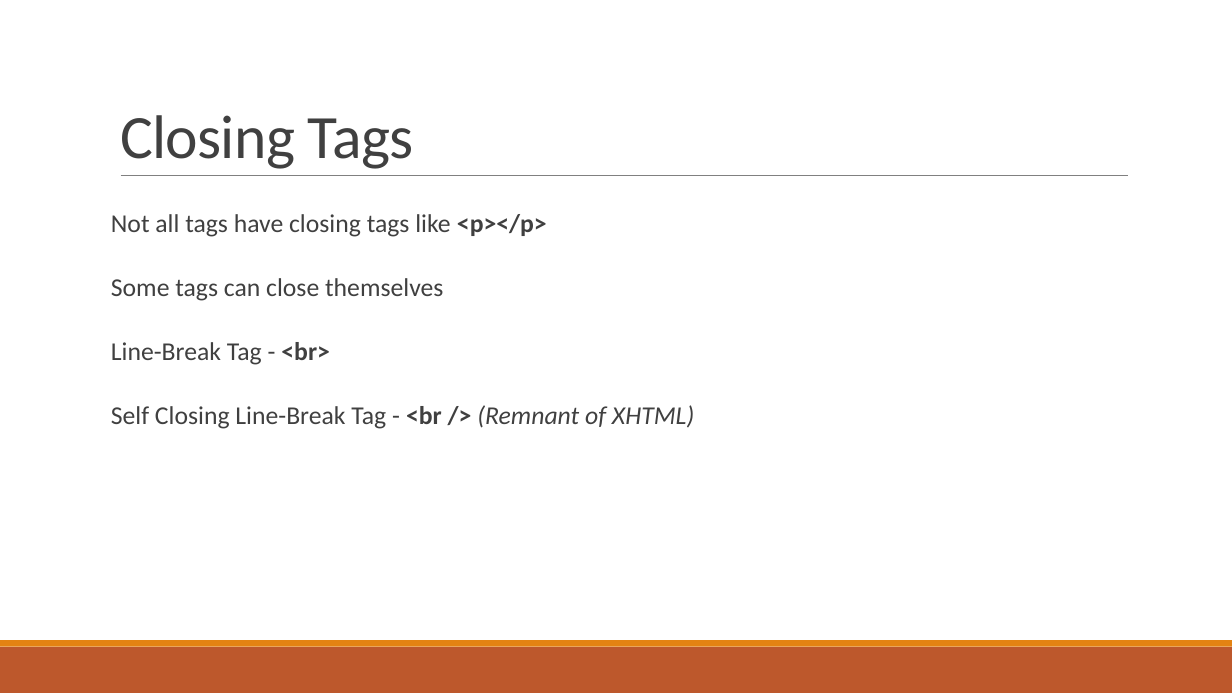
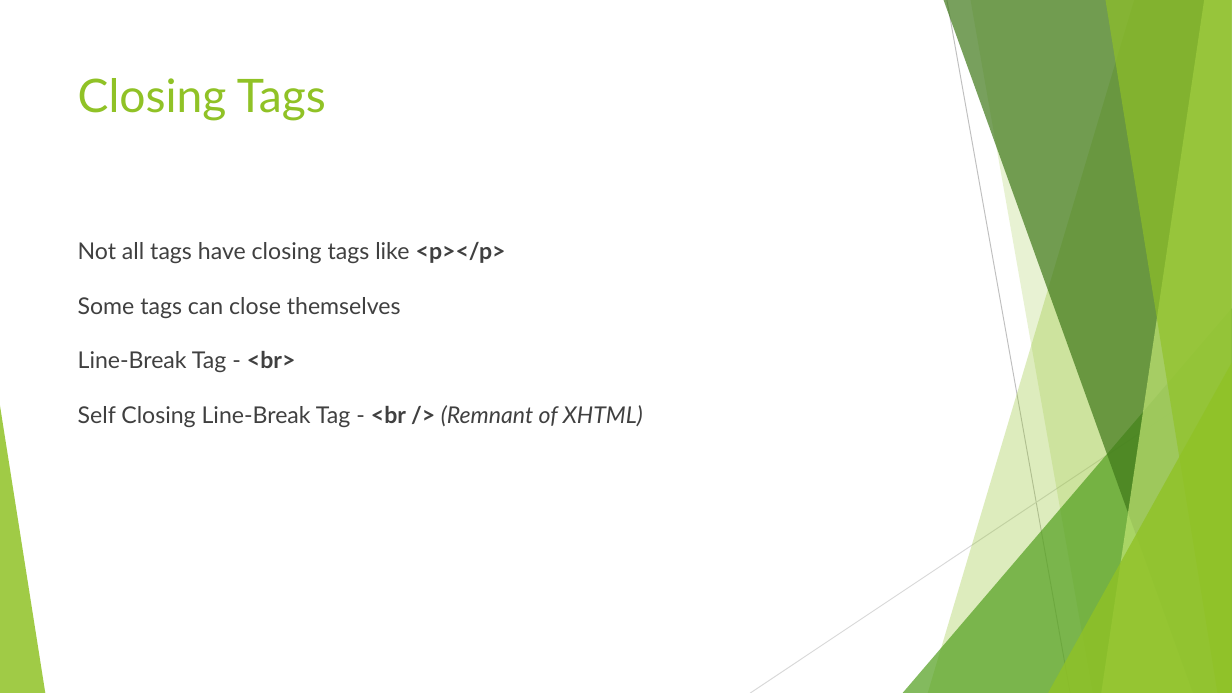
Before and after one commit to adithya72/UIDevelopment, a slide deck: slide 7 of UI Development/HTML/Class 1/Class PPT.pptx. Drawn at 1232x693 pixels with LibreOffice and Linux fonts; fonts in the diff are those of the drawing. Boxes give left, top, right and bottom in pixels: in the first picture for what was removed or moved away, otherwise in the second. Text is boxed around its words. In the diff, an @@ line names an element or a change of style, - is before the commit and + after.

```diff
--- a/UI Development/HTML/Class 1/Class PPT.pptx
+++ b/UI Development/HTML/Class 1/Class PPT.pptx
@@ title "Closing Tags": place and size @@
-title "Closing Tags" at <box>120,115,414,169</box>
+title "Closing Tags" at <box>78,78,326,121</box>
@@ title "Closing Tags" at <box>78,78,326,121</box>: size 48 to 36 pt, font Calibri to Lato, text colour #404040 to #90C226, letter spacing -0.5 to 0 pt; line spacing 0.85 to 1; vertical alignment bottom to top @@
@@ line removed from (121, 176) to (1128, 176) @@
@@ text "Not all tags have closing ...": place and size @@
-text "Not all tags have closing ..." at <box>111,214,694,429</box>
+text "Not all tags have closing ..." at <box>78,242,643,427</box>
@@ text "Not all tags have closing ..." at <box>78,242,643,427</box>: size 20 to 18 pt, font Calibri to Lato; less space between paragraphs @@
@@ group added at <box>0,0,1232,693</box>: 5 freeform shapes, 3 triangles, 2 lines @@
@@ rectangle removed at <box>0,647,1232,693</box> @@
@@ rectangle removed at <box>0,640,1232,647</box> @@
```
Also in this commit, not shown: 12 other slides changed.
